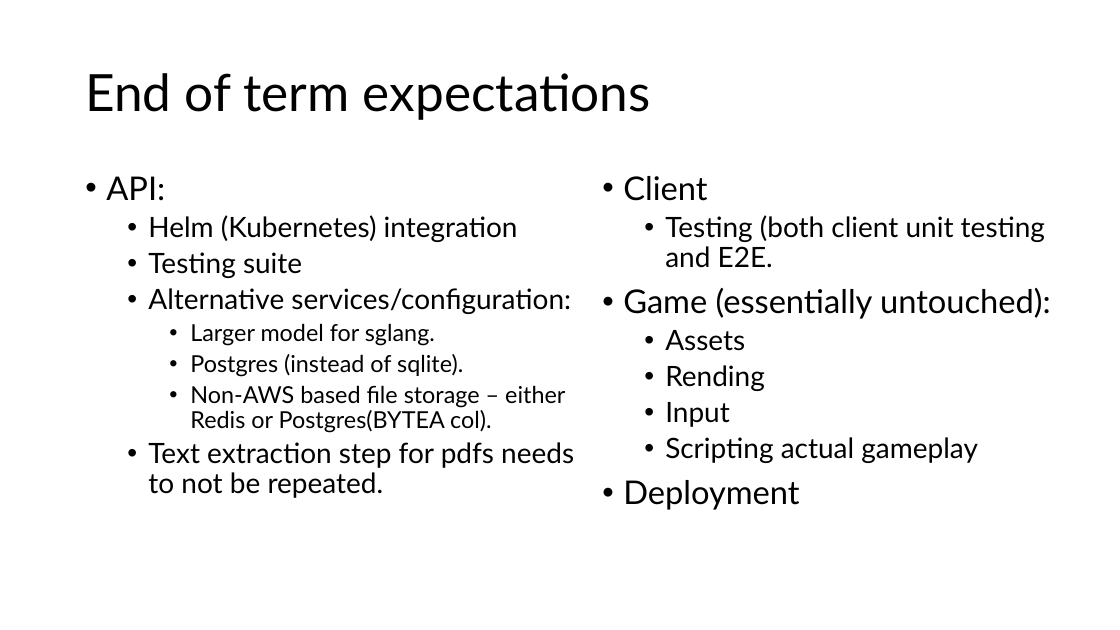
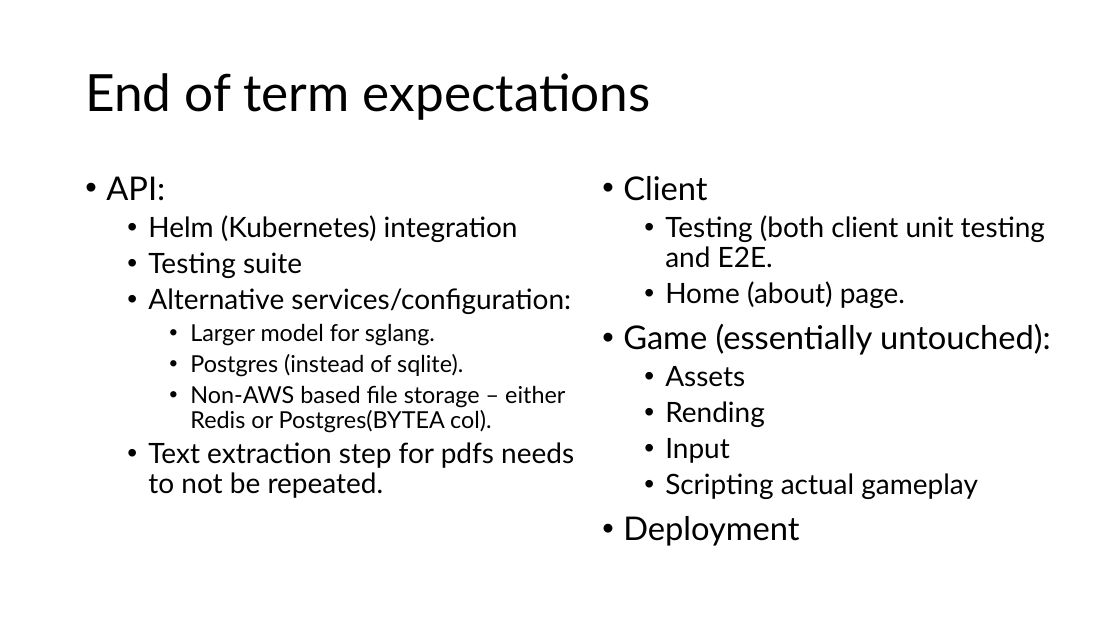
Before and after one commit to HDTHREE/bintrong_game, a slide deck: slide 13 of design_presentation.pptx. Drawn at 1120x630 pixels with LibreOffice and Linux fonts; fonts in the diff are those of the drawing. Boxes give left, top, right and bottom in pixels: in the first picture for what was removed or moved away, otherwise in the second. Text is boxed around its words. In the diff, an @@ line names an element or a change of style, - is before the commit and + after.

```diff
--- a/design_presentation.pptx
+++ b/design_presentation.pptx
@@ text at (665, 281, 905, 308): paragraph added @@
+  • Home (about) page.
```
